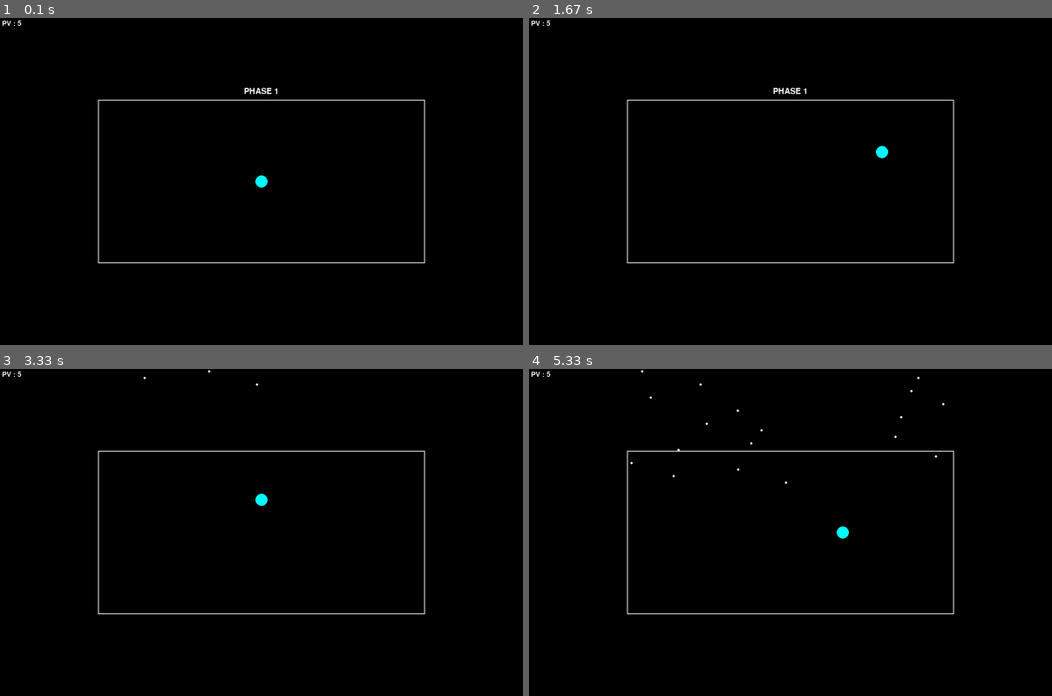
Above: before the commit, frames 1-4 (two rows, left to right).
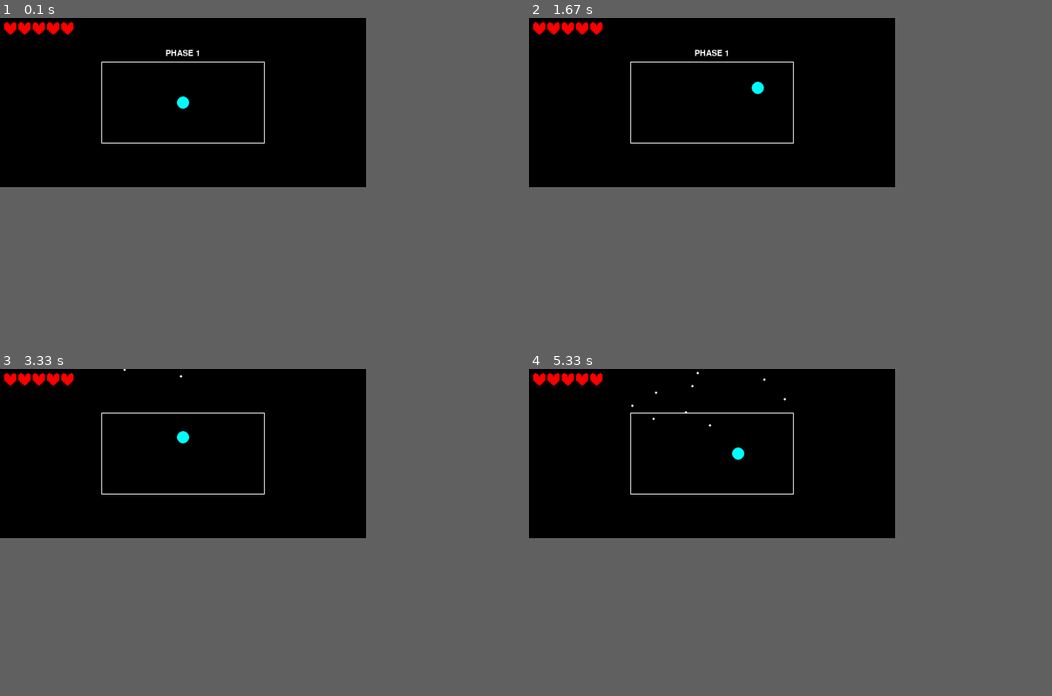
Above: after the commit, the same moments.

Repository: lucasdev30/Pygame
Game: pygame game, started from jv_cours.py
Same seed, same stepped clock (60 frames per second), same inputs: the game is played once before the commit and once after it.
Inputs:
- Up to frame 1 (0.1 s): no input
- Up to frame 2 (1.67 s): hold Right 0.33-0.8 s; hold Up 0.83-1.13 s; hold Right 1.17-1.63 s
- Up to frame 3 (3.33 s): hold Left 1.67-2.2 s; hold Down 2.23-2.53 s; hold Left 2.57-2.97 s; hold Up from 3 s (still down)
- Up to frame 4 (5.33 s): release Up at 3.37 s; hold Right 3.4-4.03 s; hold Down 4.07-4.43 s; hold Left 4.47-4.93 s; hold Right from 4.97 s (still down)
In our replay, the window is 600x375 before the commit and 420x194 after it. These sizes can differ from the game's own. Grey fills any space a smaller window leaves; there, only what the larger window draws over its background counts as a difference.

The runs differ from the first frame. In frame 1, 2.0% of the frame differs, in the area x 0-82%, y 0-76%; in frame 2, 2.1%; in frame 3, 1.9%; in frame 4, 2.0%.

Commit message:
Images add

Diff:
--- a/jv_cours.py
+++ b/jv_cours.py
@@ -3,16 +3,19 @@
 
 pygame.init()
 pygame.mixer.init()
-
+pygame.display.set_mode()
+
+Heart_img = pygame.image.load("Red Heart.png").convert_alpha()
+Heart_img = pygame.transform.scale(Heart_img, (30, 30))
 
 # fenêtre
-w = 1280
-h = 800
+w = 896
+h = 414
 screen = pygame.display.set_mode((w, h))
 
 #horloge
 clock = pygame.time.Clock()
-FPS = 60
+FPS = 30
 
 deltaTime = 1/FPS
 
@@ -39,9 +42,8 @@
         pygame.draw.circle(screen, color, (self.x, self.y), self.r)
 
     def afficher_pv(self, screen):
-        font = pygame.font.Font(None, 25)
-        text = font.render(f"PV : {self.pv}", True, "white")
-        screen.blit(text, (5, 5))
+        for i in range(self.pv):
+            screen.blit(Heart_img,(10 + i * 35, 10))
 
     def est_touche(self):
         if(not self.cooldown):
@@ -74,6 +76,7 @@
         if keys[pygame.K_DOWN]:
             if self.y < cadre.y + cadre.h - self.r - cadre.b:
                 self.y += self.vitesse
+
 
 player = Joueur(w//2, h//2, 15)
 
@@ -92,8 +95,8 @@
         pygame.draw.rect(screen, "white", (self.x, self.y, self.w, self.h), self.b)
 
 
-w_cadre = 800
-h_cadre = 400
+w_cadre = 400
+h_cadre = 200
 
 cadre = Cadre(w_cadre, h_cadre, w//2 - w_cadre//2, h//2 - h_cadre//2, 2)
 
@@ -153,7 +156,6 @@
 projectiles = []
 projectile_timer = 0
 
-
 phase = 0
 
 game_over = False
@@ -238,7 +240,6 @@
 
     else :
         projectile_timer -= deltaTime
-        projectile_timer -= deltaTime
 
 
     # DEPLACEMENTS
@@ -263,7 +264,6 @@
     projectiles = projectiles_actifs
 
 
-
     # AFFICHAGE
 
     cadre.dessiner(screen)
Binary file added: Heart.png
Binary file added: Red Heart.png
Binary file added: fleche 1.png
Binary file added: fleche.png
